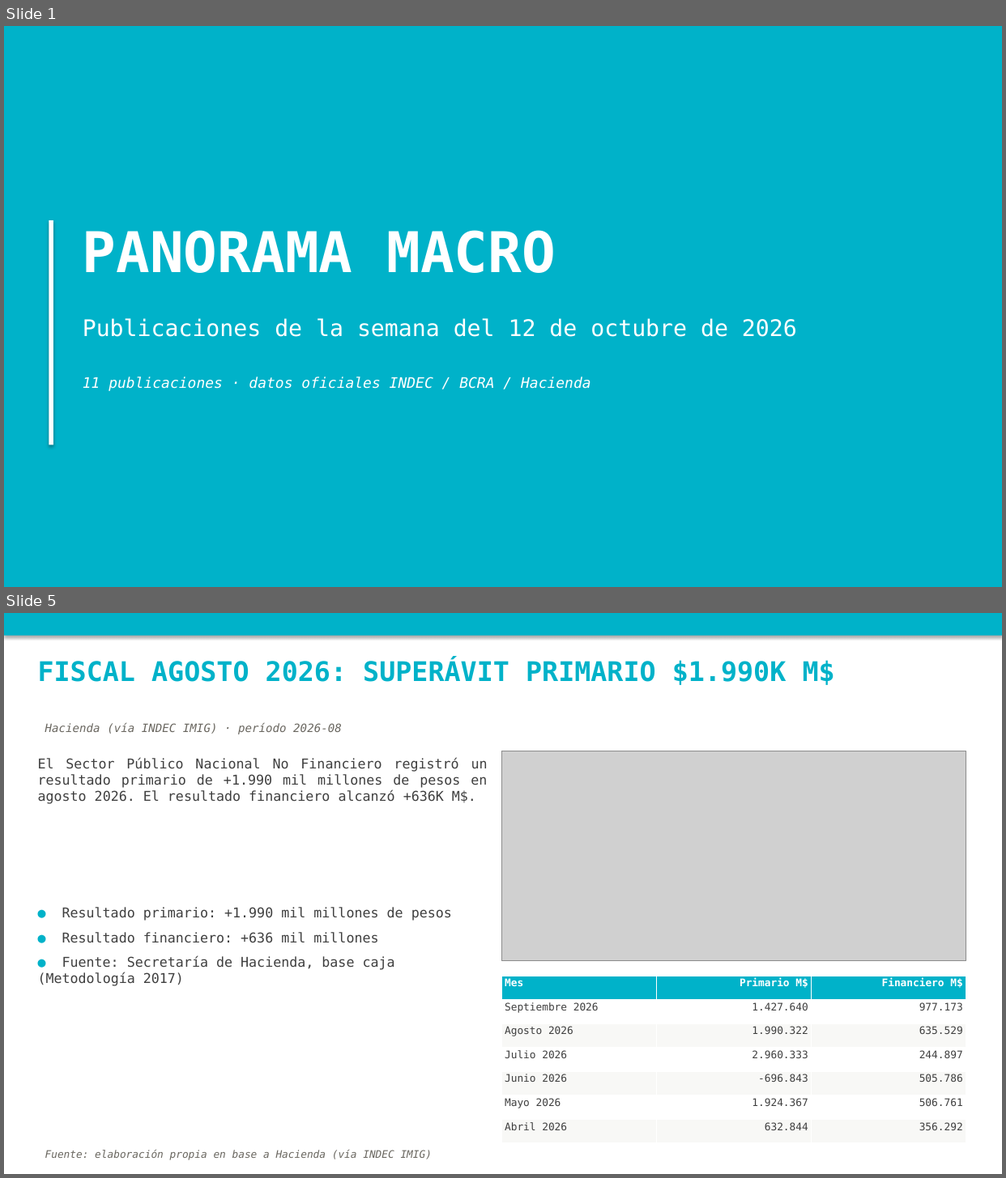
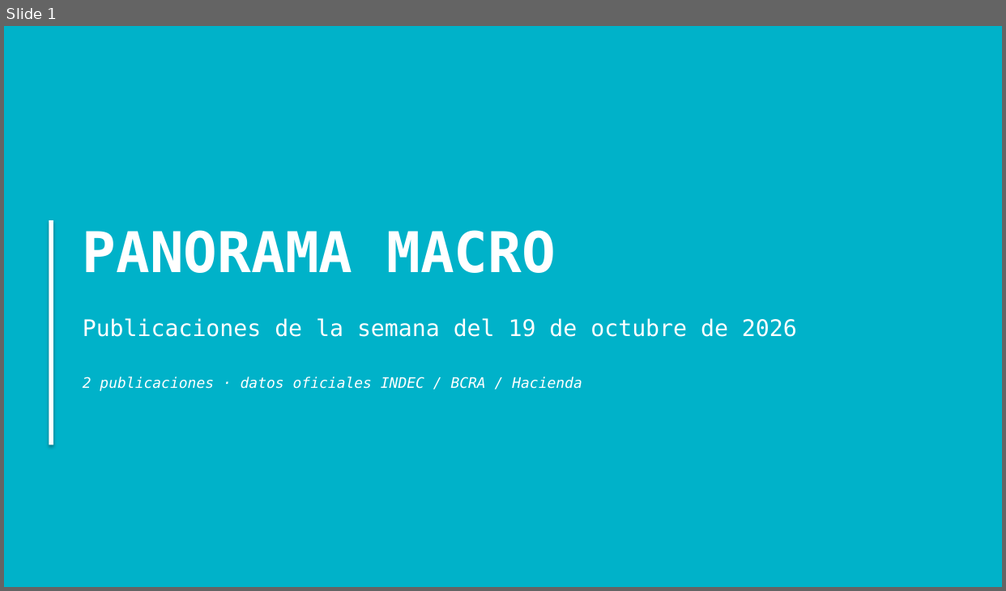
Before and after one commit to nwalovnik/boludos-ppt, a slide deck: publicaciones_semana.pptx. Shown one above the other, each under a label of ours: slides 1 and 5 before the commit, slide 1 after it; the slides between them are not shown. The pictures are 1006x1178 and 1006x591 pixels, drawn with LibreOffice and Linux fonts; fonts in the diff are those of the drawing; grey boxes stand for pictures. Boxes give left, top, right and bottom in pixels: in the first picture for what was removed or moved away, otherwise in the second. Text is boxed around its words. In the diff, an @@ line names an element or a change of style, - is before the commit and + after.

Commit message:
data: update 2026-10-21 ( data.json despidos.json scraper/historical_despidos.json publicaciones_semana.pptx rrii_brutas.xlsx)

```diff
--- a/publicaciones_semana.pptx
+++ b/publicaciones_semana.pptx
@@ slide 5 removed at (4, 613, 1002, 1174), background #FFFFFF @@
@@ rectangle removed at (4, 613, 1002, 636) @@
@@ text removed at (38, 658, 835, 685) @@
-FISCAL AGOSTO 2026: SUPERÁVIT PRIMARIO $1.990K M$
@@ text removed at (45, 723, 342, 735) @@
-Hacienda (vía INDEC IMIG) · período 2026-08
@@ text removed at (38, 757, 488, 804) @@
-El Sector Público Nacional No Financiero registró un resultado primario de +1.990 mil millones de pesos en agosto 2026. El resultado financiero alcanzó +636K M$.
@@ picture removed at (502, 752, 966, 961) @@
@@ text removed at (38, 907, 452, 986) @@
-● Resultado primario: +1.990 mil millones de pesos
-● Resultado financiero: +636 mil millones
-● Fuente: Secretaría de Hacienda, base caja (Metodología 2017)
@@ table removed at (502, 976, 967, 1144), 7 rows, 3 columns @@
-Mes | Primario M$ | Financiero M$
-Septiembre 2026 | 1.427.640 | 977.173
-Agosto 2026 | 1.990.322 | 635.529
-Julio 2026 | 2.960.333 | 244.897
-Junio 2026 | -696.843 | 505.786
-Mayo 2026 | 1.924.367 | 506.761
-Abril 2026 | 632.844 | 356.292
@@ text removed at (45, 1150, 432, 1161) @@
-Fuente: elaboración propia en base a Hacienda (vía INDEC IMIG)
@@ slide 1 changed as well @@
@@ text at (83, 318, 797, 337): text changed @@
-Publicaciones de la semana del 12 de octubre de 2026
+Publicaciones de la semana del 19 de octubre de 2026
@@ text at (83, 377, 582, 391): text changed @@
-11 publicaciones · datos oficiales INDEC / BCRA / Hacienda
+2 publicaciones · datos oficiales INDEC / BCRA / Hacienda
```
Also in this commit, not shown: 2 other slides changed, 8 other slides removed, 4 other files.
